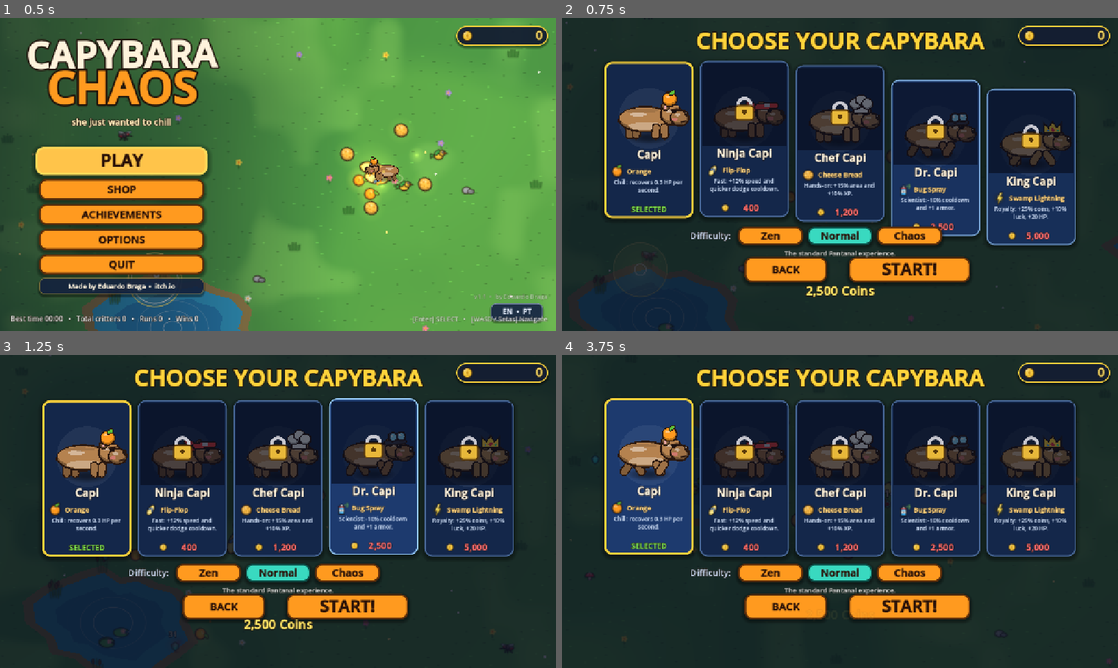
Above: before the commit, frames 1-4 (two rows, left to right).
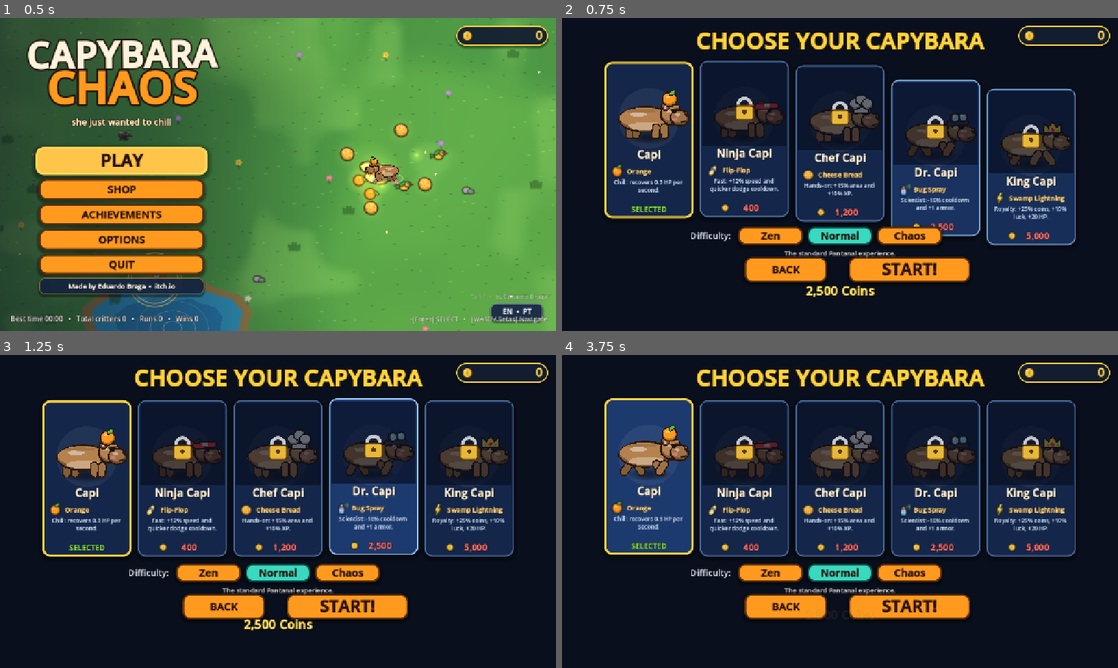
Above: after the commit, the same moments.

Repository: EduBraga7/capivara-caos
Game: Godot game, scene res://scenes/main.tscn
Two runs of this game, one before a commit and one after it. Both use one fixed random seed, a clock stepped at 60 frames per second and the inputs below.
Inputs (mouse positions are in pixels of both pictures, inside the frame that each line leads up to):
- Up to frame 1 (0.5 s): no input
- Up to frame 2 (0.75 s): tap Enter (ui_accept) at 0.5 s; move the mouse to (962, 158) at 0.52 s; hold D (move_right) from 0.53 s (still down); hold R (reroll) from 0.53 s (still down); tap Space (dash) at 0.6 s; click (962, 158) at 0.67 s
- Up to frame 3 (1.25 s): keep holding D (move_right); keep holding R (reroll); tap Enter (ui_accept) at 0.77 s
- Up to frame 4 (3.75 s): release D (move_right) at 1.25 s; release R (reroll) at 1.25 s; drag from (728, 527) to (812, 574) at 1.27 s; move the mouse to (895, 442) at 2.02 s; hold D (move_right) 2.03-2.75 s; hold R (reroll) 2.03-2.75 s; tap Space (dash) at 2.1 s; click (895, 442) at 2.17 s; drag from (812, 574) to (673, 464) at 2.77 s; move the mouse to (1006, 558) at 3.52 s; hold A (move_left) from 3.53 s (still down); hold R (reroll) from 3.53 s (still down); tap Shift at 3.6 s; click (1006, 558) at 3.67 s

Frame 1 is identical in both runs. In frame 2, 45% of the frame differs, in the area x 0-100%, y 0-100%; in frame 3, 45%; in frame 4, 45%.

Commit message:
Mute demo gameplay audio on title screen
Prevents gameplay sounds from playing during the title demo while preserving UI audio, pauses and hides the demo outside the main title page, and configures lower web audio output latency.

Diff:
--- a/project.godot
+++ b/project.godot
@@ -32,6 +32,7 @@
 [audio]
 
 general/default_playback_type.web=0
+driver/output_latency.web=50
 
 [autoload]
 
--- a/scripts/main.gd
+++ b/scripts/main.gd
@@ -162,6 +162,7 @@
 # ----------------------------------------------------------------- flow
 func show_title() -> void:
 	_clear_all()
+	Sfx.mute_gameplay = true
 	demo_run = Run.new()
 	demo_run.demo = true
 	demo_run.char_id = G.data["selected"] if G.is_unlocked(G.data["selected"]) else "cap"
@@ -191,6 +192,7 @@
 
 func _begin_run(cid: String) -> void:
 	_clear_all()
+	Sfx.mute_gameplay = false
 	run = Run.new()
 	run.char_id = cid
 	run.finished.connect(_on_finished)
--- a/scripts/sfx.gd
+++ b/scripts/sfx.gd
@@ -20,8 +20,10 @@
 var lp_music := 0
 var _fade: Tween
 var _interacted := false
+var mute_gameplay := false
 
-const MIN_GAP_MS := {"hit": 45, "kill": 30, "gem": 20, "zap": 60, "pop": 25, "swish": 80, "tweet": 90, "stink": 120, "thud": 70, "coin": 40}
+const UI_SOUNDS := ["ui_click", "ui_hover", "levelup", "hurt", "milestone"]
+const MIN_GAP_MS := {"hit": 45, "kill": 30, "gem": 20, "zap": 60, "pop": 25, "swish": 80, "tweet": 90, "stink": 120, "thud": 70, "coin": 40, "ui_hover": 75, "ui_click": 50}
 
 func _ready() -> void:
 	process_mode = Node.PROCESS_MODE_ALWAYS
@@ -85,6 +87,8 @@
 	AudioServer.set_bus_effect_enabled(lp_music, 0, on)
 
 func play(name: String, vol_db: float = 0.0, pitch: float = 1.0, jitter: float = 0.06) -> void:
+	if mute_gameplay and not UI_SOUNDS.has(name):
+		return
 	if not streams.has(name):
 		return
 	var now := Time.get_ticks_msec()
--- a/scripts/title.gd
+++ b/scripts/title.gd
@@ -68,6 +68,8 @@
 	_layout()
 	if demo_run != null:
 		demo_run.cam_bias = Vector2(-250, 10) if p == P.MAIN else Vector2.ZERO
+		demo_run.process_mode = Node.PROCESS_MODE_INHERIT if p == P.MAIN else Node.PROCESS_MODE_DISABLED
+		demo_run.visible = (p == P.MAIN)
 
 func _add(text: String, rect: Rect2, cb: Callable, kind: int = 1, enabled: bool = true) -> Btn:
 	var b := Btn.new()
